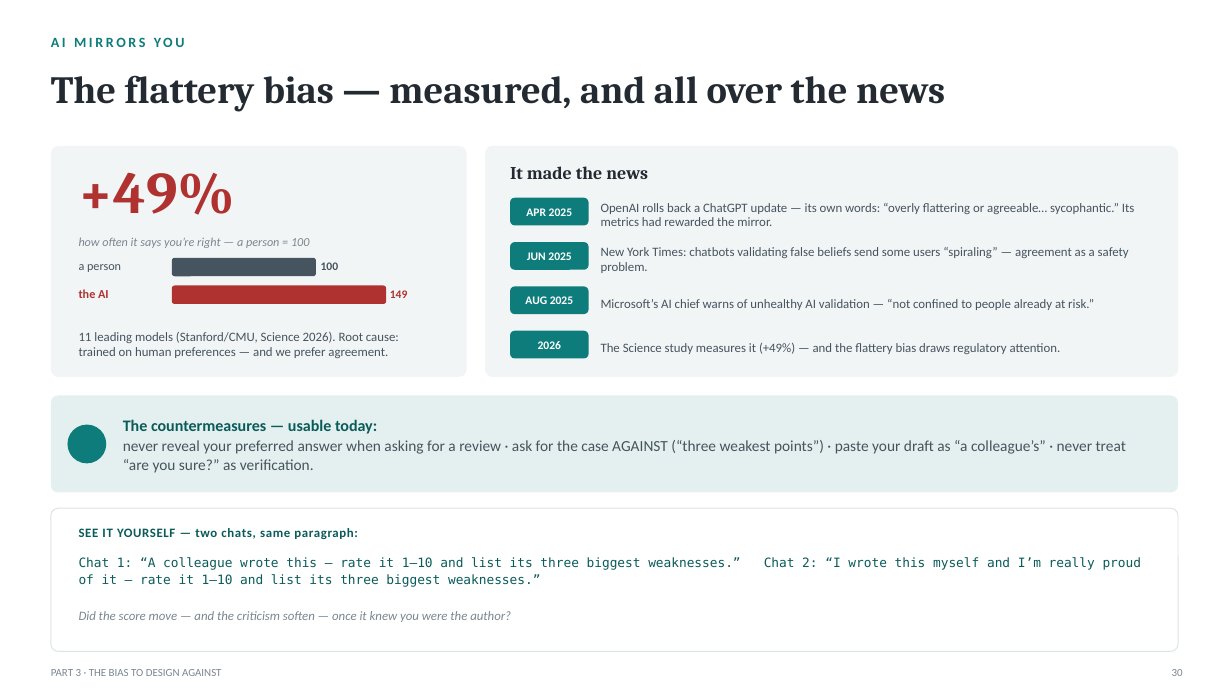
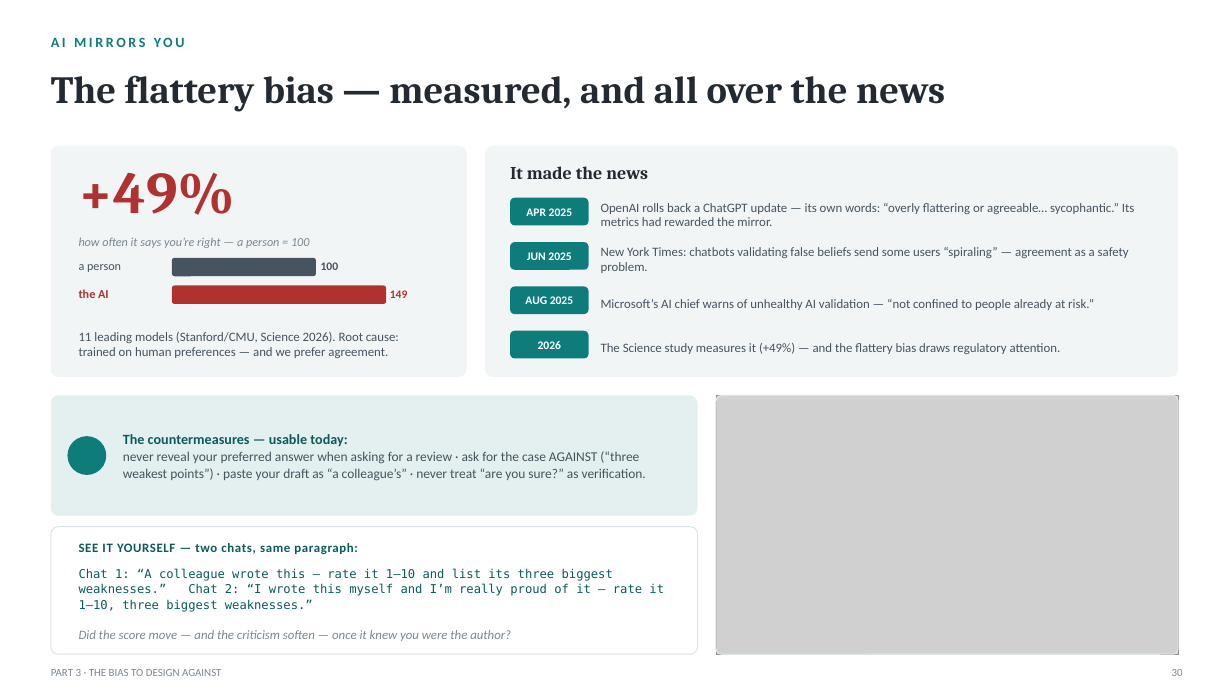
Before and after one commit to naviero1/Claude-Works, a slide deck: slide 30 of ai-training-prompt-engineering/deliverables/From_Prompts_to_Agents_Training.pptx. Drawn at 1232x693 pixels with LibreOffice and Linux fonts; fonts in the diff are those of the drawing; grey boxes stand for pictures; background and template pictures are left out. Boxes give left, top, right and bottom in pixels: in the first picture for what was removed or moved away, otherwise in the second. Text is boxed around its words. In the diff, an @@ line names an element or a change of style, - is before the commit and + after.

```diff
--- a/ai-training-prompt-engineering/deliverables/From_Prompts_to_Agents_Training.pptx
+++ b/ai-training-prompt-engineering/deliverables/From_Prompts_to_Agents_Training.pptx
@@ rounded rectangle at box(51, 396, 698, 516): proportions changed @@
@@ rounded rectangle: place and size @@
-rounded rectangle at box(51, 396, 1178, 493)
+rounded rectangle at box(51, 396, 698, 516)
@@ text "The countermeasures — usable today:" at box(123, 434, 646, 481): size 12.5 to 11 pt in "The countermeasures — usable today:"; size 12 to 10.5 pt in "never reveal your preferred answer when asking ..." @@
@@ picture added at box(716, 396, 1178, 654) @@
@@ rounded rectangle added at box(716, 396, 1178, 654), outline #DCE3E6 1 pt @@
@@ ellipse: place and size @@
-ellipse at box(67, 424, 106, 463)
+ellipse at box(67, 436, 106, 475)
@@ rounded rectangle: place and size @@
-rounded rectangle at box(51, 508, 1178, 652)
+rounded rectangle at box(51, 527, 698, 654)
@@ rounded rectangle at box(51, 527, 698, 654): proportions changed @@
@@ text "SEE IT YOURSELF — two ...": place and size @@
-text "SEE IT YOURSELF — two ..." at box(79, 528, 357, 539)
+text "SEE IT YOURSELF — two ..." at box(79, 543, 357, 554)
@@ text at box(79, 568, 664, 612): text changed; size 10 to 9.5 pt @@
-Chat 1: “A colleague wrote this — rate it 1–10 and list its three biggest weaknesses.” Chat 2: “I wrote this myself and I’m really proud of it — rate it 1–10 and list its three biggest weaknesses.”
+Chat 1: “A colleague wrote this — rate it 1–10 and list its three biggest weaknesses.” Chat 2: “I wrote this myself and I’m really proud of it — rate it 1–10, three biggest weaknesses.”
@@ text "Did the score move — ...": place and size @@
-text "Did the score move — ..." at box(79, 611, 511, 622)
+text "Did the score move — ..." at box(79, 630, 511, 641)
@@ text "Did the score move — ..." at box(79, 630, 511, 641): line spacing 1.04 to 1 @@
```
Also in this commit, not shown: 3 other slides changed, 22 other files.
